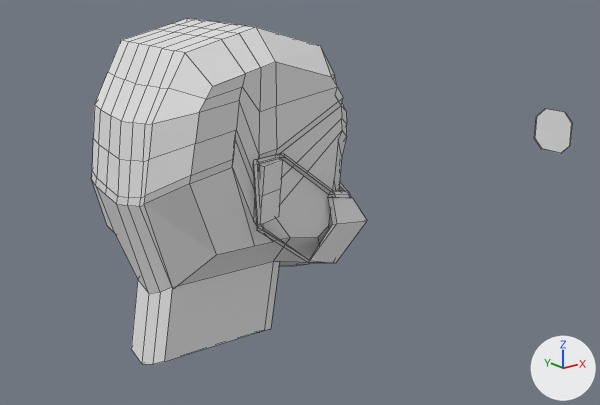
One commit to the Blender file Assets/Models/mc/emily's_better_person.blend: the scene before it, then after it.
Both versions are drawn from a camera (50 mm lens) standing at (-1.02, -3.65, 2.19) and looking at (4.2, 2.88, -0.42). Arrows for +X, +Y and +Z are at lower right; the lights stay in place. Mesh edges are drawn as thin lines.

The older version as bpy lines, for what is in view:
```python
me_cube = bpy.data.meshes.new('Cube')
me_cube.from_pydata(...)  # 344 vertices, 330 faces; spans x -1.31..1.2, y -0.93..0.84, z -1.72..1.49
me_cube.materials.append(mat_material)  # white #e7e7e7
me_cube_001 = bpy.data.meshes.new('Cube.001')
me_cube_001.from_pydata(...)  # 96 vertices, 99 faces; spans x -4.32..2.1, y -1.7..4.67, z -1.95..3.73
me_cube_002 = bpy.data.meshes.new('Cube.002')
me_cube_002.from_pydata(...)  # 16 vertices, 10 faces; spans x -1.0..-0.94, y -1.0..1.0, z -1.0..1.0
ob_glasses = bpy.data.objects.new('glasses', me_cube_002)
ob_glasses.location = (7.807, 2.168, 0.005)
ob_glasses.scale = (0.252, 0.252, 0.252)
ob_head = bpy.data.objects.new('head', me_cube)
ob_head.location = (3.446, 2.919, 0.0)
ob_mask = bpy.data.objects.new('mask', me_cube_001)
ob_mask.location = (4.153, 2.463, -0.606)
ob_mask.scale = (0.276, 0.276, 0.276)
```
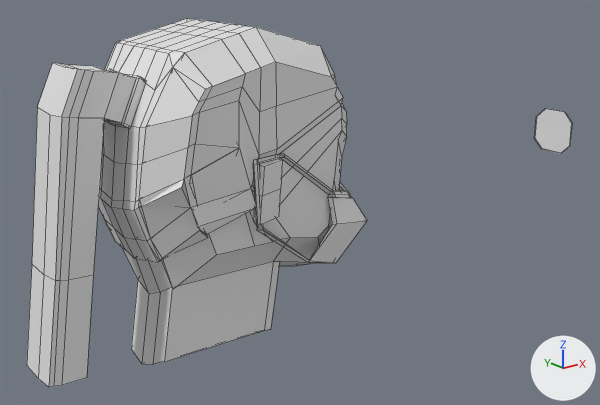
Changed parts and their boxes (x1, y1, x2, y2) in the pictures (600 x 405 px):
'head', reshaped (25% wider, 7% taller): before (91, 18, 347, 364); after (27, 18, 347, 387)
part 1 of me_cube, built on: before (91, 40, 259, 207); after (27, 40, 259, 387)

The change in detail:
me_cube is used by ob_head; location (3.446, 2.919, 0.0).
me_cube had 344 vertices, 330 faces and spanned x -1.31..1.2, y -0.93..0.84, z -1.72..1.49.
me_cube now has 527 vertices, 535 faces and spans x -2.21..1.2, y -0.93..0.84, z -1.72..1.49.
Part 1, on me_cube:
17 vertices are removed from x -1.31..-0.36, y -0.84..0.72, z 0.04..1.04.
51 faces are deleted.
9 vertices move from x -1.27..-1.07, y -0.46..0.37, z 0.37..1.03 to x -1.27..-0.97, y -0.58..0.49, z 0.47..1.31.
166 vertices are added at x -2.21..-0.39, y -0.86..0.75, z -1.49..1.33.
6 new vertices lie (-0.06, -0.01, -0.02) away from vertices in x -1.31..-0.91, y -0.55..0.51, z 0.09..1.33.
5 new vertices lie (0.12, 0.04, -0.32) away from vertices in x -1.31, y -0.53..0.48, z -0.04..0.09.
8 new vertices lie (0.07, 0.0, -0.02) away from vertices in x -2.17..-1.66, y -0.35..0.16, z -1.41..1.22.
5 new vertices lie (-0.06, 0.01, 0.01) away from vertices in x -1.82..-1.66, y -0.33..0.16, z 0.86..1.22.
5 new vertices lie (0.0, 0.26, 0.02) away from vertices in x -2.21..-1.3, y -0.11..-0.04, z -1.49..0.67.
5 new vertices lie (0.0, 0.2, 0.04) away from vertices in x -1.37..-1.13, y -0.04..0.22, z -0.57..0.02.
256 new faces join them.
